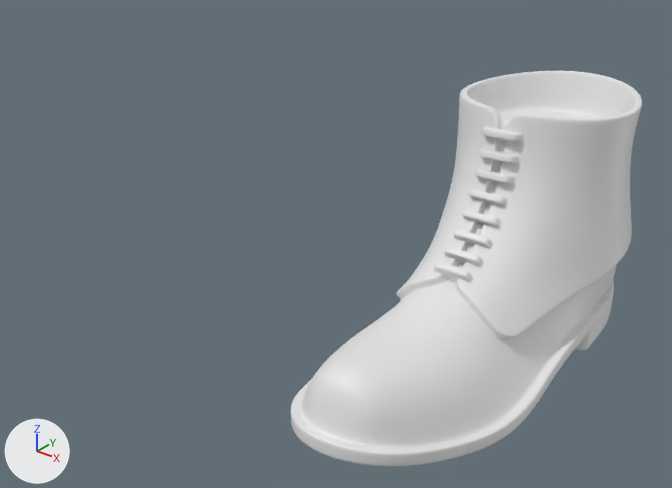
Before and after pictures for a commit that changed the Blender file Attires/Attires_Shoes/Attire_Shoes_BootsMilitary/BootsMilitary_HIGHPOLY.blend.
One viewpoint serves both versions: a 50 mm lens placed at (0.388, -0.542, 0.34), pointed at (0.017, -0.079, 0.053). The axes (+X, +Y, +Z) are drawn at lower left. The lights are the same throughout.

Names of what the first picture shows: 'Attire_Shoes_BootsMilitary_HIGHPOLY'.
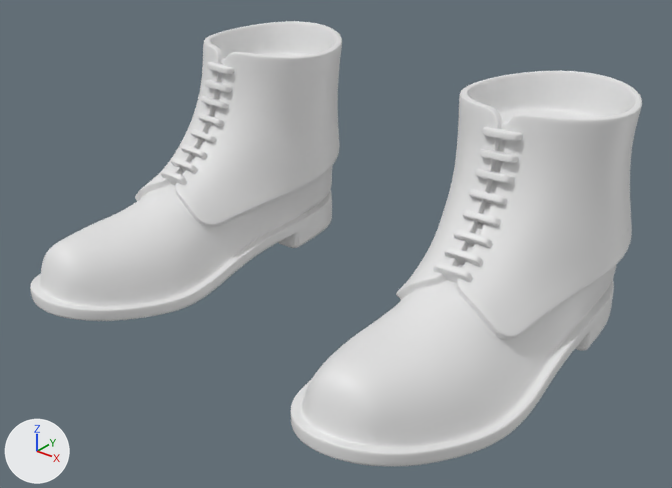
The edits, one by one:
Object 'Attire_Shoes_BootsMilitary_HIGHPOLY' (ob_attire_shoes_bootsmilitary_highpoly) gains a MIRROR modifier named 'Mirror'.

Pixel boxes (x1, y1, x2, y2) of what changed, in the pictures (672 x 488 px):
'Attire_Shoes_BootsMilitary_HIGHPOLY', modifiers changed (74% wider, 13% taller)
    before: (291, 71, 642, 466)
    after: (30, 21, 642, 466)
